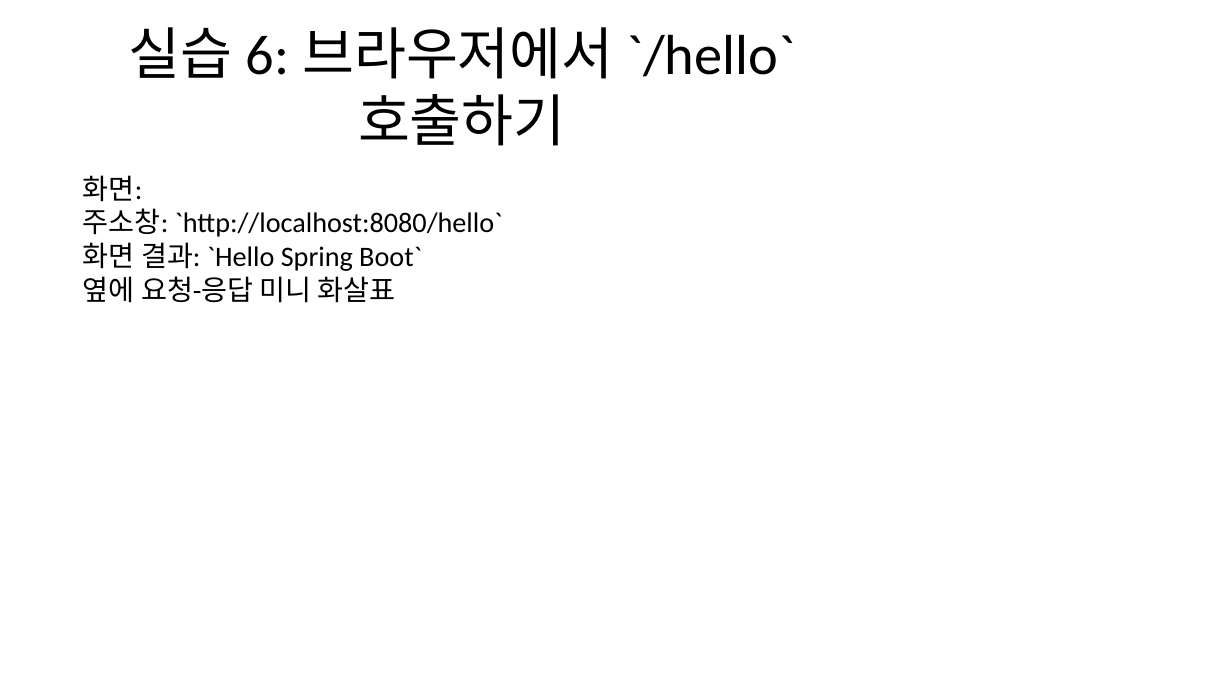
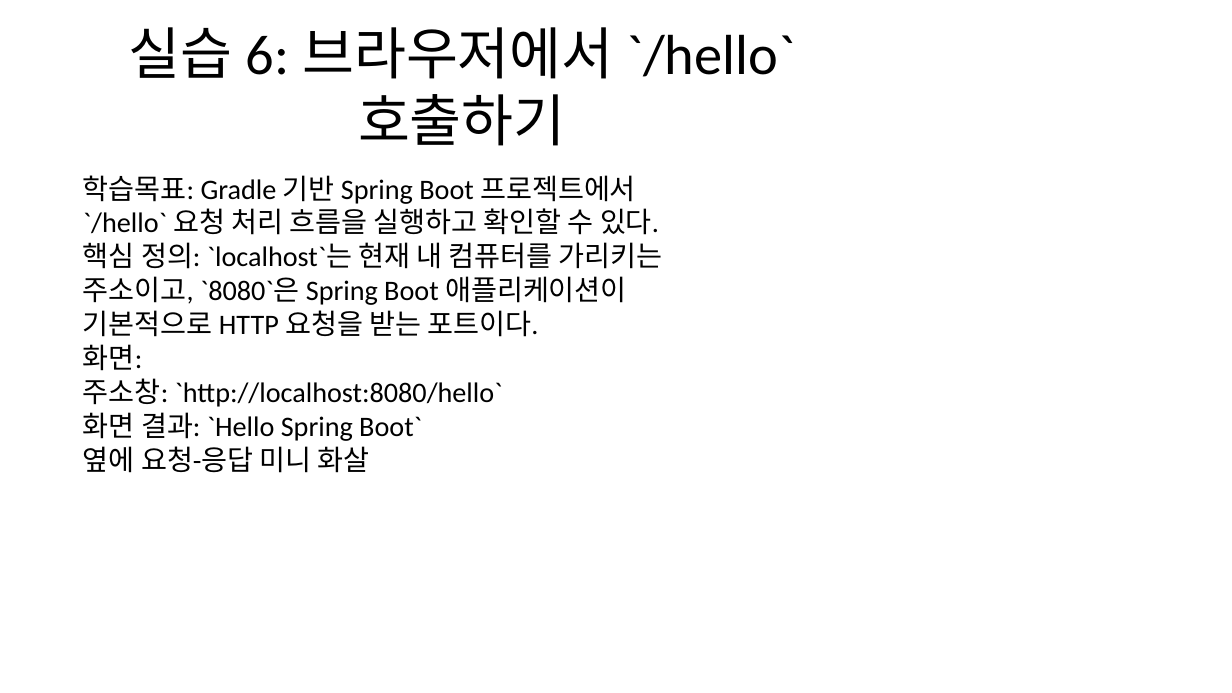
Before and after one commit to openskill-harness/lecture-workflow, a slide deck: slide 19 of courses/spring-boot-basic/pptx/ch01.pptx. Drawn at 1232x693 pixels with LibreOffice and Linux fonts; fonts in the diff are those of the drawing. Boxes give left, top, right and bottom in pixels: in the first picture for what was removed or moved away, otherwise in the second. Text is boxed around its words. In the diff, an @@ line names an element or a change of style, - is before the commit and + after.

```diff
--- a/courses/spring-boot-basic/pptx/ch01.pptx
+++ b/courses/spring-boot-basic/pptx/ch01.pptx
@@ text at [83,175,663,337]: paragraphs added @@
+학습목표: Gradle 기반 Spring Boot 프로젝트에서 `/hello` 요청 처리 흐름을 실행하고 확인할 수 있다.
+핵심 정의: `localhost`는 현재 내 컴퓨터를 가리키는 주소이고, `8080`은 Spring Boot 애플리케이션이 기본적으로 HTTP 요청을 받는 포트이다.
@@ text at [83,446,370,473]: text changed @@
-옆에 요청-응답 미니 화살표
+옆에 요청-응답 미니 화살
```
Also in this commit, not shown: 25 other slides changed, 24 other files.
